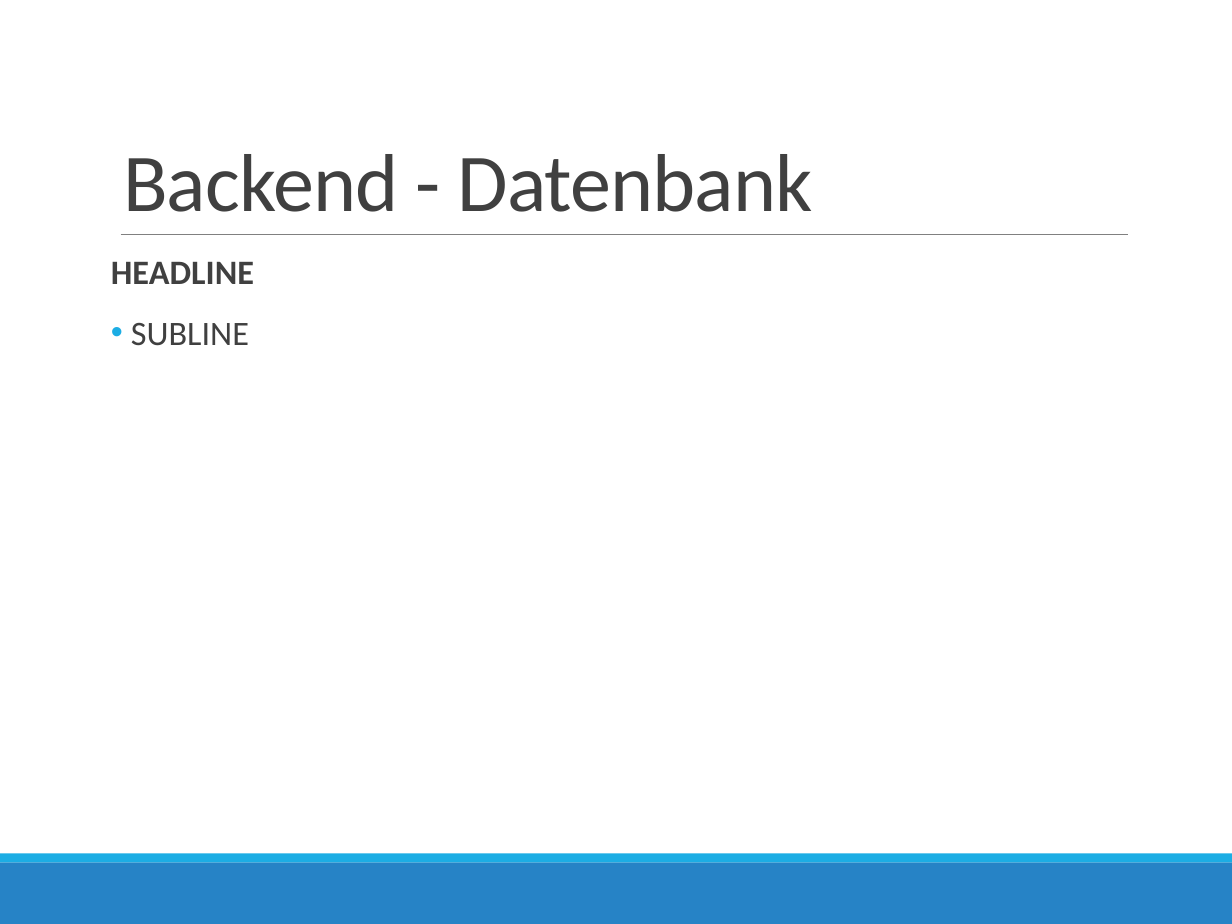
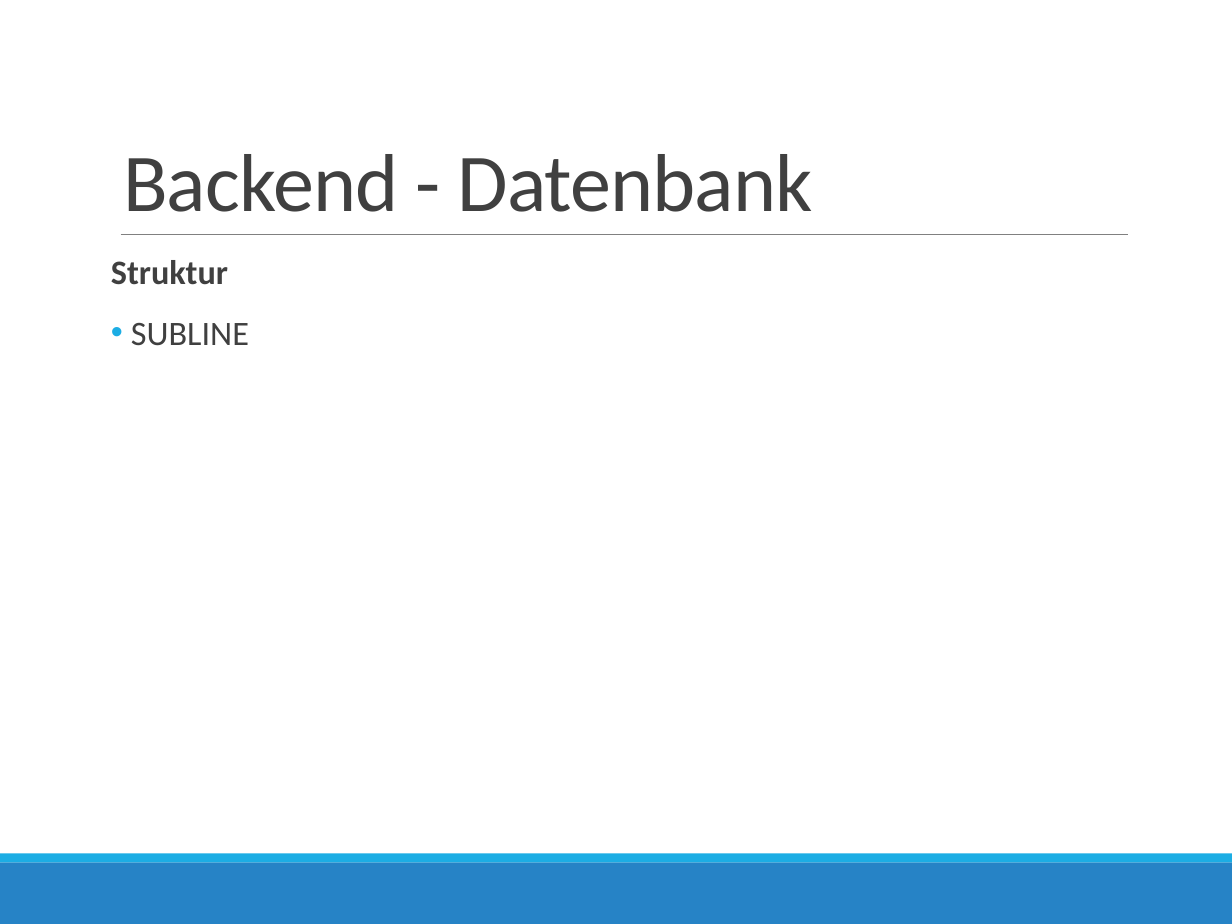
Before and after one commit to handball10/eva-ss2016, a slide deck: slide 37 of presentation/eva.pptx. Drawn at 1232x924 pixels with LibreOffice and Linux fonts; fonts in the diff are those of the drawing. Boxes give left, top, right and bottom in pixels: in the first picture for what was removed or moved away, otherwise in the second. Text is boxed around its words. In the diff, an @@ line names an element or a change of style, - is before the commit and + after.

```diff
--- a/presentation/eva.pptx
+++ b/presentation/eva.pptx
@@ text at <box>111,260,228,285</box>: text changed @@
-HEADLINE
+Struktur
```
Also in this commit, not shown: 3 other slides changed, 3 other files.
